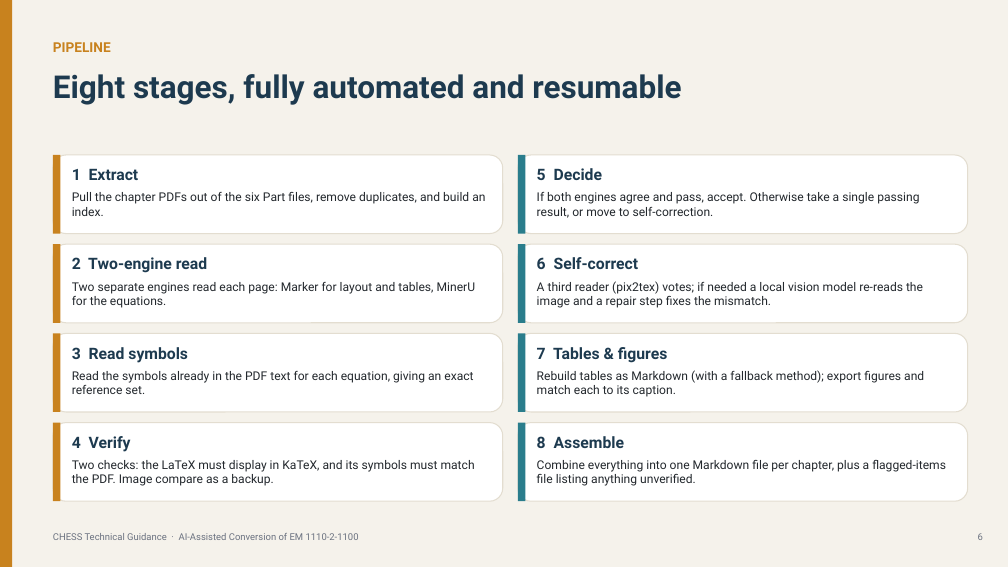
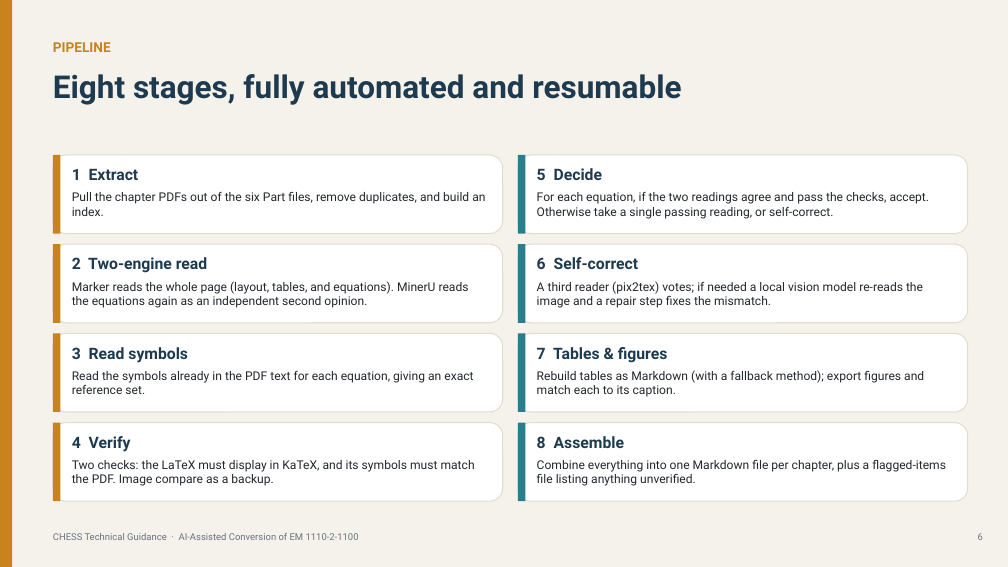
Before and after one commit to Coastal-Hazards-System/CHESS-Technical-Guidance, a slide deck: slide 6 of docs/CEM_AI_Conversion.pptx. Drawn at 1008x567 pixels with LibreOffice and Linux fonts; fonts in the diff are those of the drawing. Boxes give left, top, right and bottom in pixels: in the first picture for what was removed or moved away, otherwise in the second. Text is boxed around its words. In the diff, an @@ line names an element or a change of style, - is before the commit and + after.

Commit message:
Clarify two-engine roles in conversion deck
Both engines read each equation: Marker reads the whole page (layout,
tables, and equations) and MinerU re-reads the equations as an
independent second opinion. Reword the pipeline "Decide" step and the
decision ladder to talk about the two equation readings agreeing, so the
agreement check is consistent with how the engines are described.

```diff
--- a/docs/CEM_AI_Conversion.pptx
+++ b/docs/CEM_AI_Conversion.pptx
@@ text at [537, 192, 930, 219]: text changed @@
-If both engines agree and pass, accept. Otherwise take a single passing result, or move to self-correction.
+For each equation, if the two readings agree and pass the checks, accept. Otherwise take a single passing reading, or self-correct.
@@ text at [72, 281, 469, 308]: text changed @@
-Two separate engines read each page: Marker for layout and tables, MinerU for the equations.
+Marker reads the whole page (layout, tables, and equations). MinerU reads the equations again as an independent second opinion.
```
Also in this commit, not shown: 1 other slide changed.
